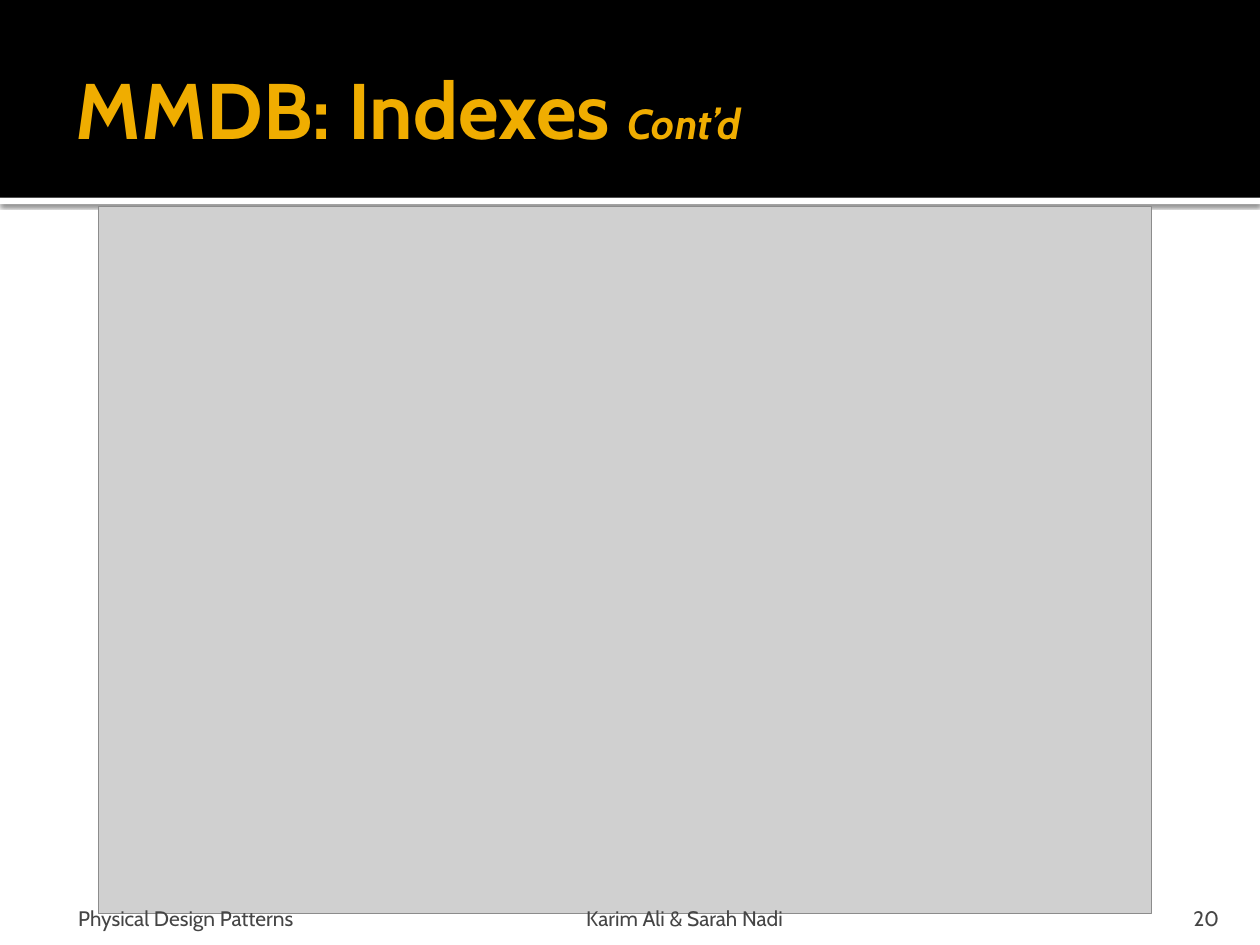
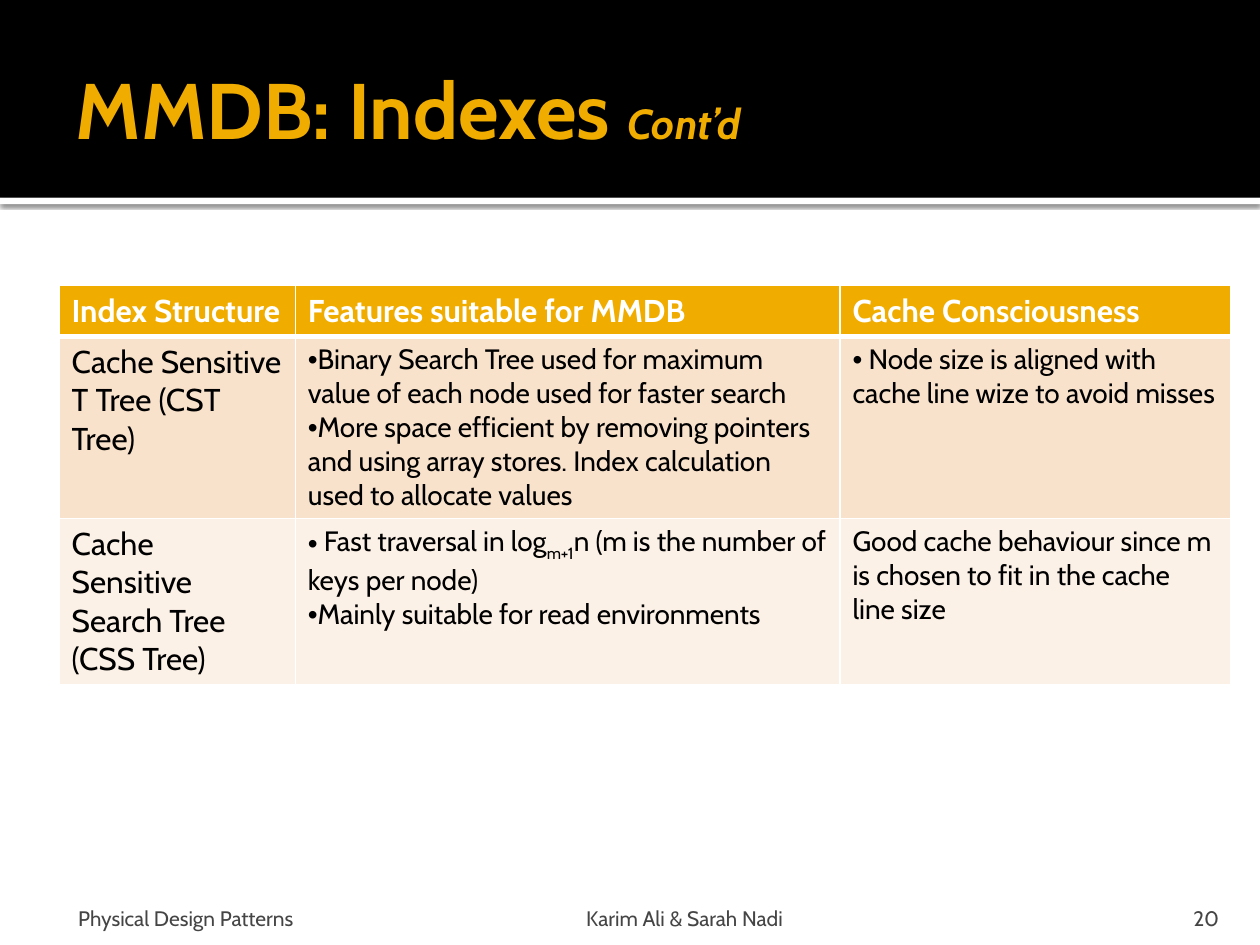
Before and after one commit to snadi/cs848-db, a slide deck: slide 20 of cs848-db/PhysDesignPres.pptx. Drawn at 1260x945 pixels with LibreOffice and Linux fonts; fonts in the diff are those of the drawing; grey boxes stand for pictures. Boxes give left, top, right and bottom in pixels: in the first picture for what was removed or moved away, otherwise in the second. Text is boxed around its words. In the diff, an @@ line names an element or a change of style, - is before the commit and + after.

```diff
--- a/cs848-db/PhysDesignPres.pptx
+++ b/cs848-db/PhysDesignPres.pptx
@@ picture removed at bbox=[98, 207, 1152, 914] @@
@@ table added at bbox=[59, 286, 1231, 679], 3 rows, 3 columns @@
+Index Structure | Features suitable for MMDB | Cache Consciousness
+Cache Sensitive T Tree (CST Tree) | Binary Search Tree used for maximum value of each node used for faster search / More space efficient by removing pointers and using array stores. Index calculation used to allocate values | Node size is aligned with cache line wize to avoid misses
+Cache Sensitive Search Tree (CSS Tree) | Fast traversal in logm+1n (m is the number of keys per node) / Mainly suitable for read environments | Good cache behaviour since m is chosen to fit in the cache line size
```
Also in this commit, not shown: 4 other slides changed, 1 slide removed, 2 other files.
